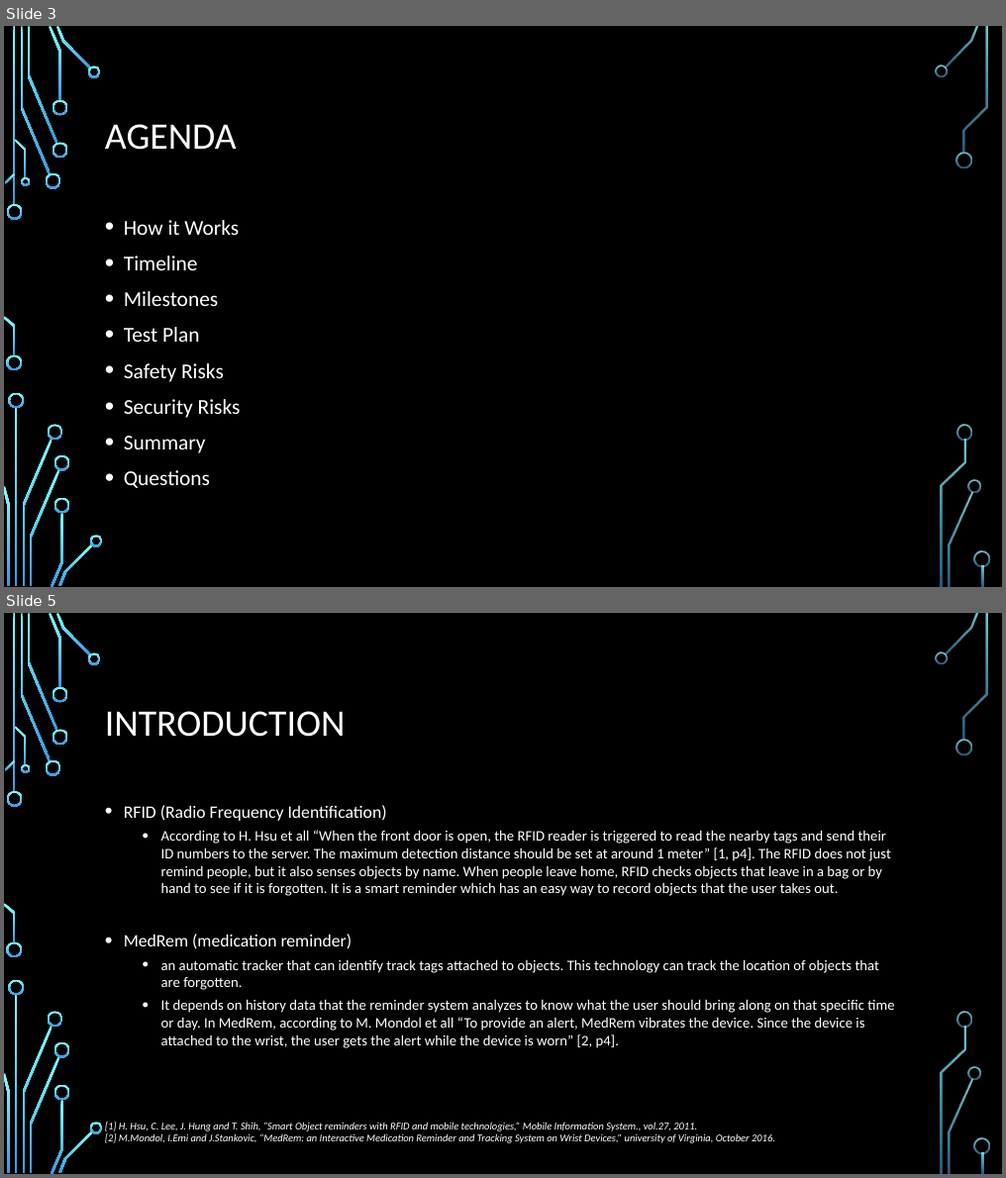
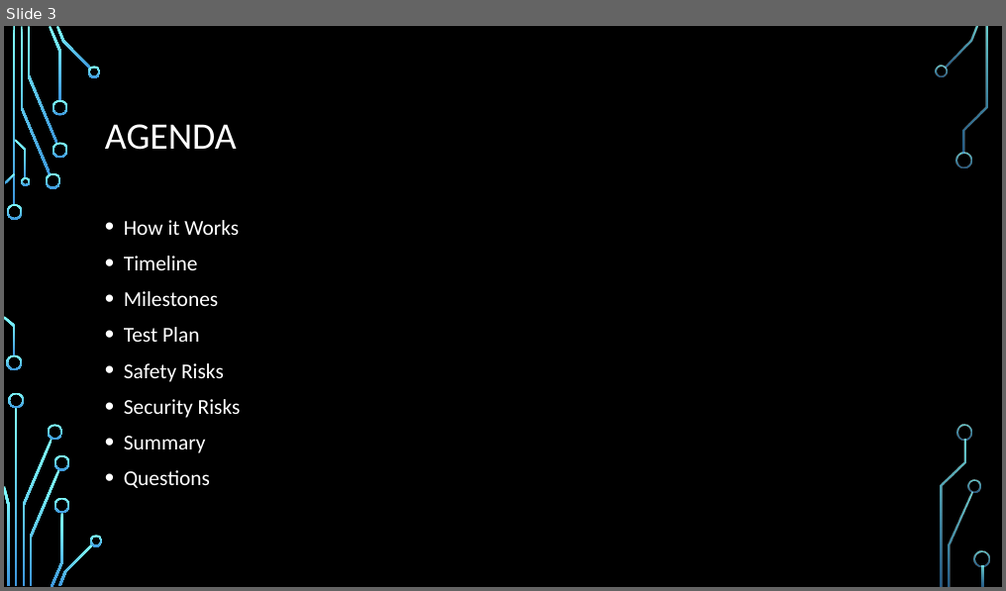
Before and after one commit to dontaylor6000/Group27_Tracker, a slide deck: Documentation/PDR.pptx. Shown one above the other, each under a label of ours: slides 3 and 5 before the commit, slide 3 after it; the slides between them are not shown. The pictures are 1006x1178 and 1006x591 pixels, drawn with LibreOffice and Linux fonts; fonts in the diff are those of the drawing; background and template pictures are left out. Boxes give left, top, right and bottom in pixels: in the first picture for what was removed or moved away, otherwise in the second. Text is boxed around its words. In the diff, an @@ line names an element or a change of style, - is before the commit and + after.

```diff
--- a/Documentation/PDR.pptx
+++ b/Documentation/PDR.pptx
@@ slide 5 removed at box(4, 613, 1002, 1174), background picture (left out); not listed: 36 template elements that a slide beside it also shows @@
@@ title removed at box(105, 711, 346, 737) @@
-INTRODUCTION
@@ text removed at box(124, 805, 894, 1049) @@
-• RFID (Radio Frequency Identification)
-  • According to H. Hsu et all “When the front door is open, the RFID reader is triggered to read the nearby tags and send their ID numbers to the server. The maximum detection distance should be set at around 1 meter” [1, p4]. The RFID does not just remind people, but it also senses objects by name. When people leave home, RFID checks objects that leave in a bag or by hand to see if it is forgotten. It is a smart reminder which has an easy way to record objects that the user takes out.
-• MedRem (medication reminder)
-  • an automatic tracker that can identify track tags attached to objects. This technology can track the location of objects that are forgotten.
-  • It depends on history data that the reminder system analyzes to know what the user should bring along on that specific time or day. In MedRem, according to M. Mondol et all “To provide an alert, MedRem vibrates the device. Since the device is attached to the wrist, the user gets the alert while the device is worn” [2, p4].
@@ text removed at box(105, 1122, 775, 1144) @@
-[1] H. Hsu, C. Lee, J. Hung and T. Shih, “Smart Object reminders with RFID and mobile technologies,” Mobile Information System., vol.27, 2011.
-[2] M.Mondol, I.Emi and J.Stankovic, “MedRem: an Interactive Medication Reminder and Tracking System on Wrist Devices,” university of Virginia, October 2016.
```
Also in this commit, not shown: 7 slides changed, 7 slides added, 2 other slides removed.
